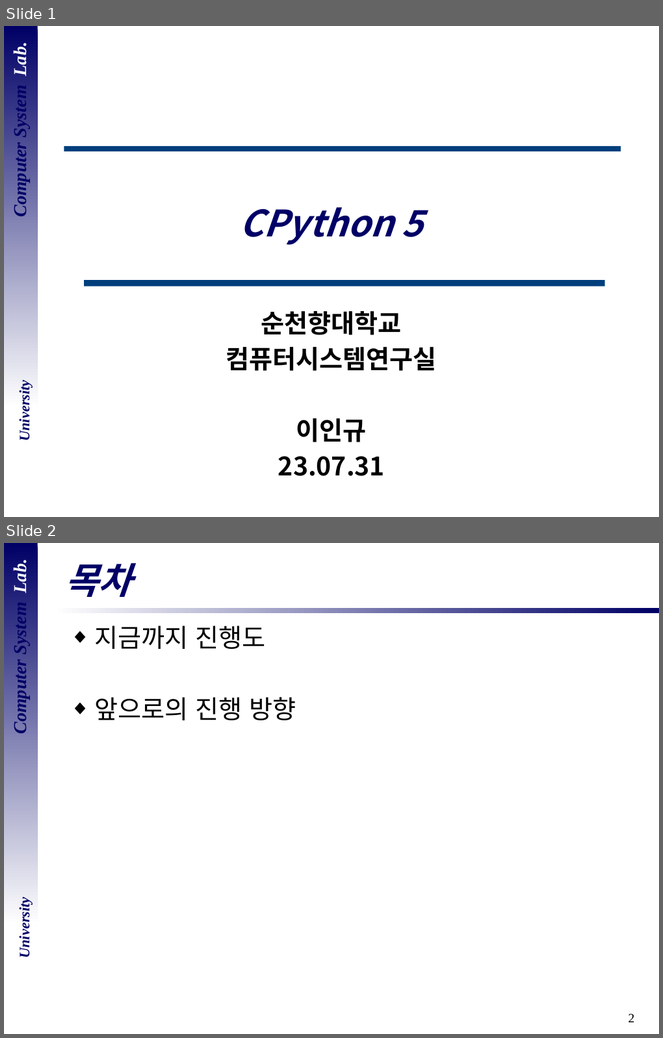
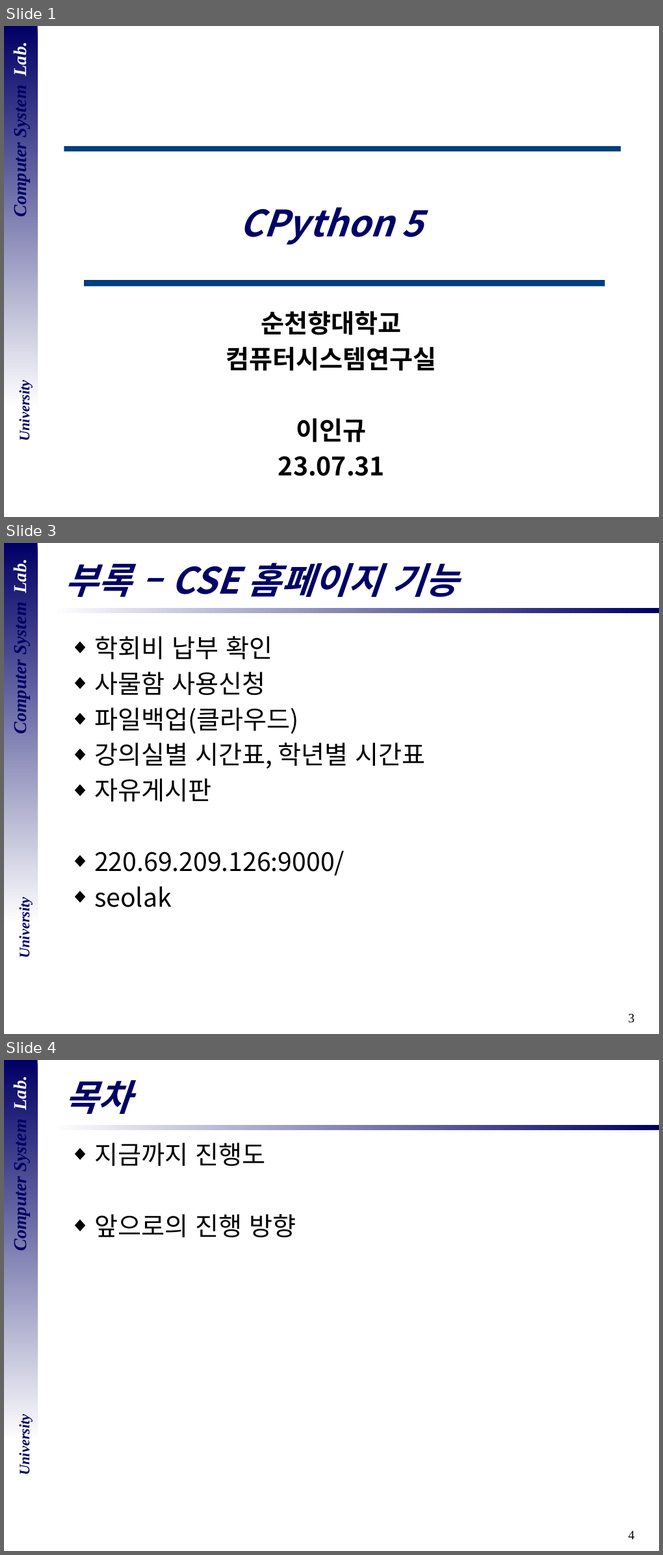
Before and after one commit to DevelopLee20/CSLab_Semina, a slide deck: ppt 모음/CPython5.pptx. Shown one above the other, each under a label of ours: slides 1 and 2 before the commit, slides 1, 3 and 4 after it; the slides between them are not shown. The pictures are 663x1038 and 663x1555 pixels, drawn with LibreOffice and Linux fonts; fonts in the diff are those of the drawing; background and template pictures are left out. Boxes give left, top, right and bottom in pixels: in the first picture for what was removed or moved away, otherwise in the second. Text is boxed around its words. In the diff, an @@ line names an element or a change of style, - is before the commit and + after.

```diff
--- a/ppt 모음/CPython5.pptx
+++ b/ppt 모음/CPython5.pptx
@@ slide 3 added at [4, 543, 659, 1034], background #FFFFFF; not listed: 5 template elements that a slide beside it also shows @@
@@ title added at [64, 563, 458, 597], 40 pt, text #000066, bold, italic @@
+부록 – CSE 홈페이지 기능
@@ text added at [94, 636, 426, 908], 28 pt, text #000000 @@
+◆ 학회비 납부 확인
+◆ 사물함 사용신청
+◆ 파일백업(클라우드)
+◆ 강의실별 시간표, 학년별 시간표
+◆ 자유게시판
+◆ 220.69.209.126:9000/
+◆ seolak
@@ what was slide 2 is now slide 4 @@
@@ page number at [629, 1531, 635, 1540]: text changed @@
-2
+4
```
Also in this commit, not shown: 1 other slide added, 1 other file.
